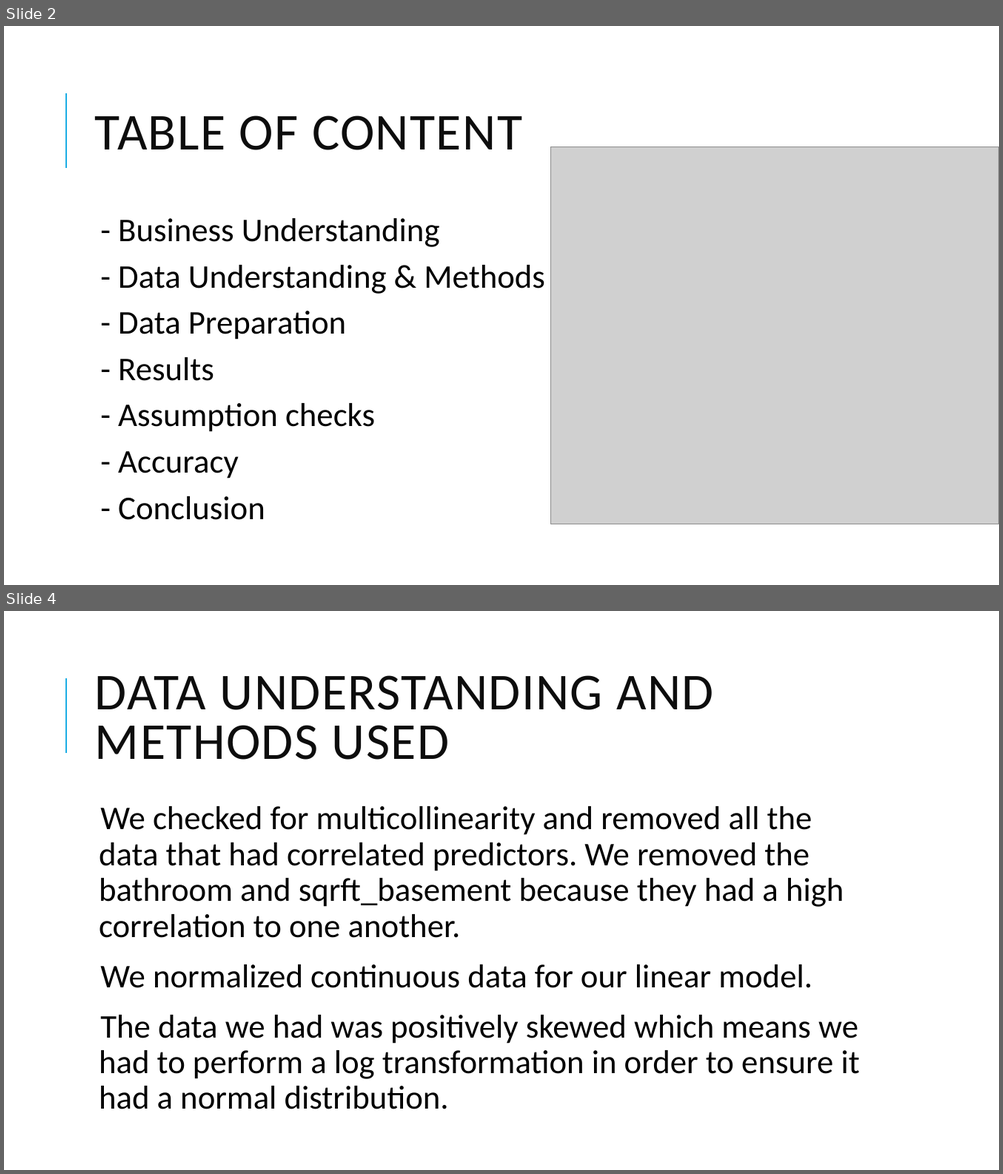
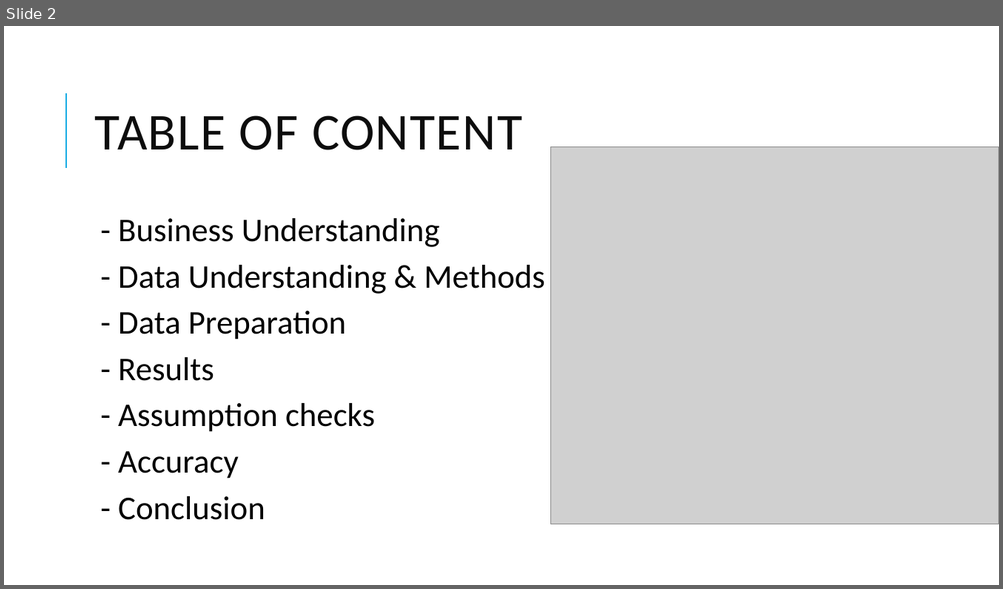
Before and after one commit to Coderunner98/Phase-2-project, a slide deck: House Pricing Analysis ppt.pptx. Shown one above the other, each under a label of ours: slides 2 and 4 before the commit, slide 2 after it; the slides between them are not shown. The pictures are 1003x1174 and 1003x589 pixels, drawn with LibreOffice and Linux fonts; fonts in the diff are those of the drawing; grey boxes stand for pictures. Boxes give left, top, right and bottom in pixels: in the first picture for what was removed or moved away, otherwise in the second. Text is boxed around its words. In the diff, an @@ line names an element or a change of style, - is before the commit and + after.

```diff
--- a/House Pricing Analysis ppt.pptx
+++ b/House Pricing Analysis ppt.pptx
@@ slide 4 removed at [4, 611, 999, 1170], background #FFFFFF; not listed: 1 template element that a slide beside it also shows @@
@@ title removed at [95, 675, 713, 760] @@
-DATA UNDERSTANDING AND METHODS USED
@@ text removed at [99, 806, 859, 1110] @@
-  We checked for multicollinearity and removed all the data that had correlated predictors. We removed the bathroom and sqrft_basement because they had a high correlation to one another.
-  We normalized continuous data for our linear model.
-  The data we had was positively skewed which means we had to perform a log transformation in order to ensure it had a normal distribution.
```
Also in this commit, not shown: 6 slides changed, 2 slides added.
